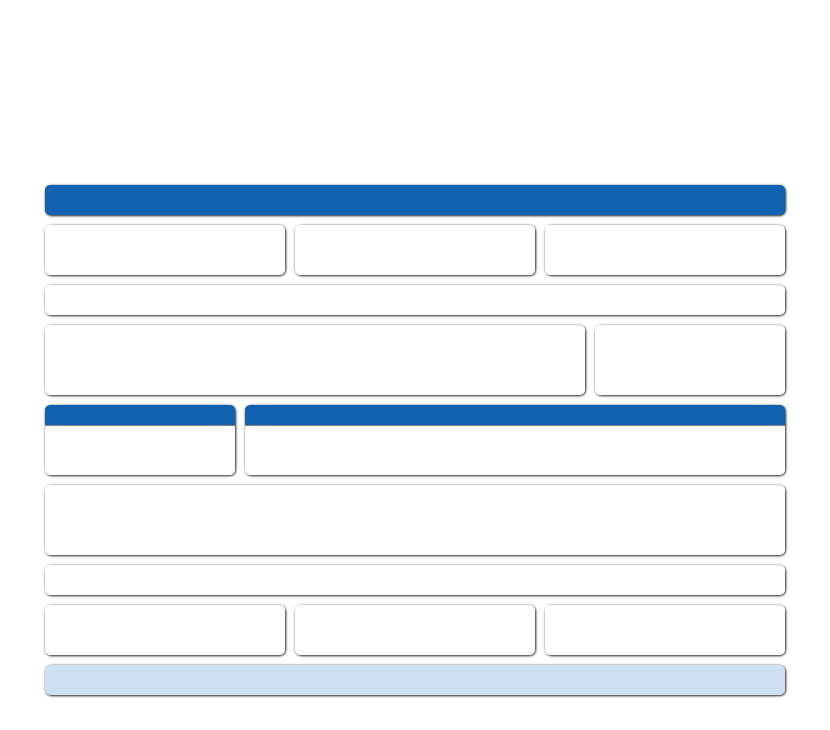
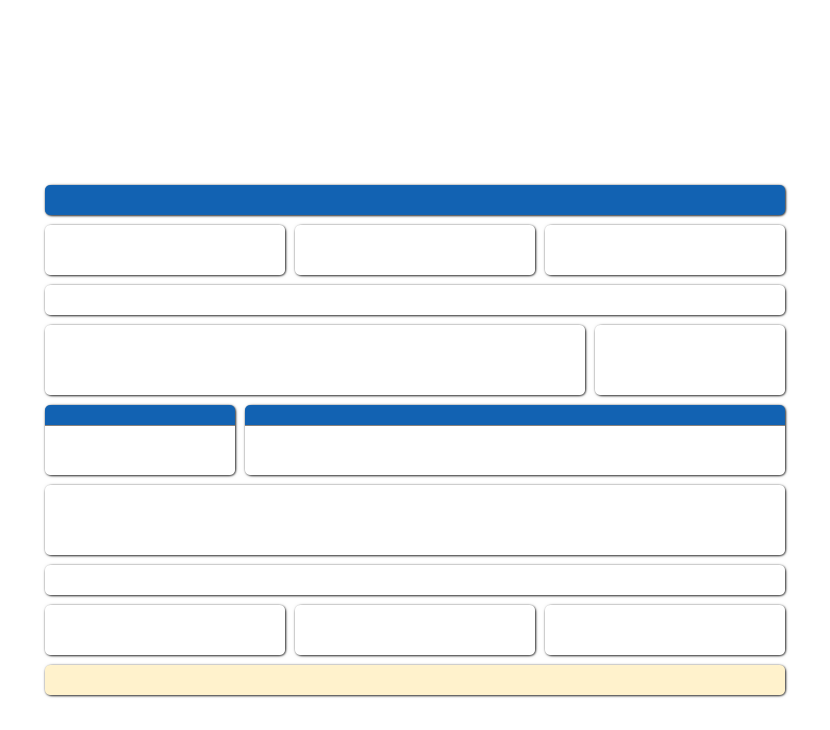
Revision of a layered (830, 730) image; what changed, layer by layer:
pixels changed over [45, 665, 785, 695] (layer not identified)
